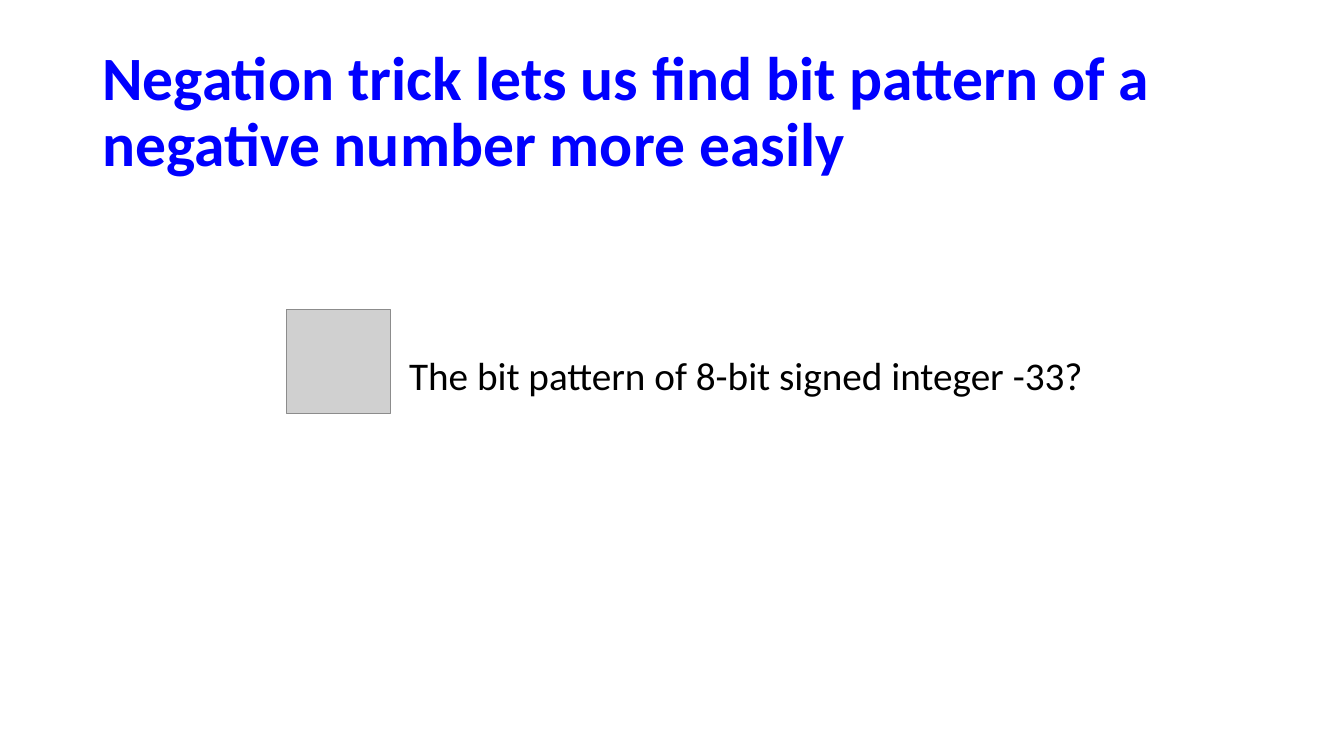
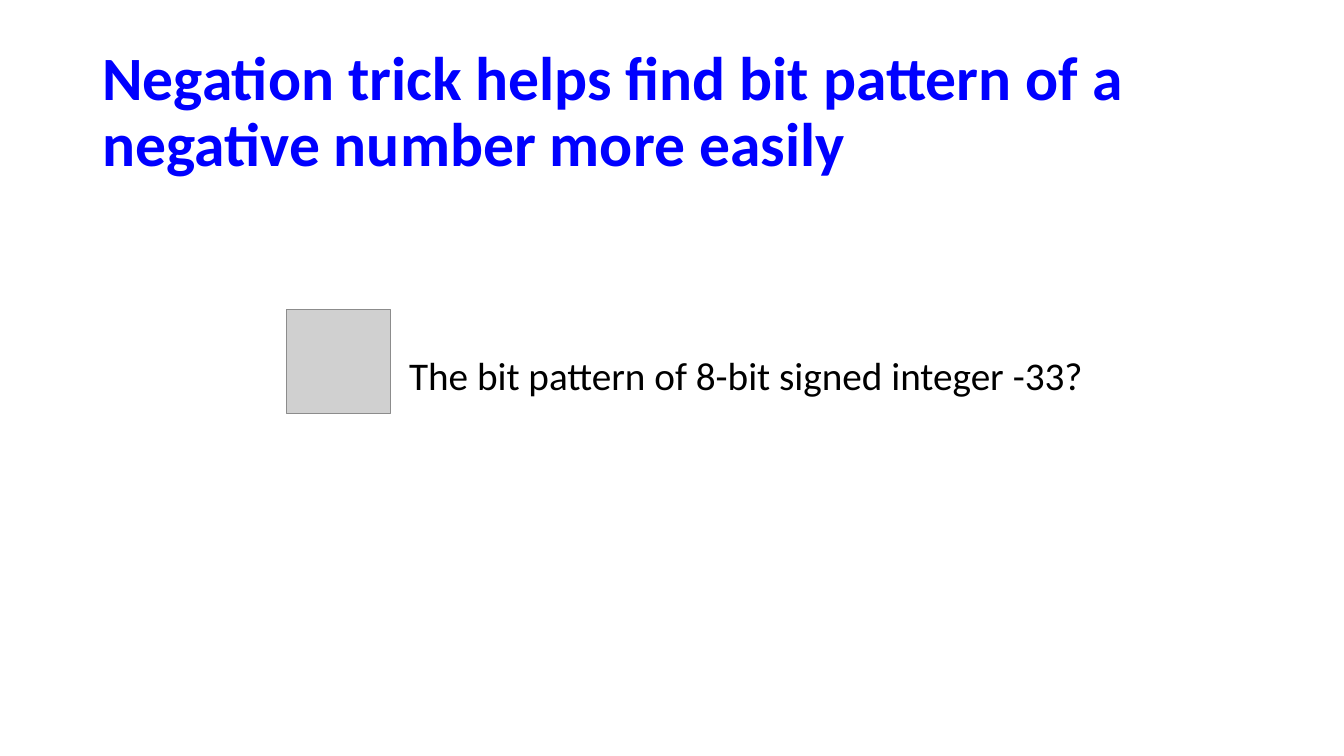
Before and after one commit to NYU-CSO/nyu-cso.github.io, a slide deck: slide 6 of notes/02-bits_bytes_int_cont.pptx. Drawn at 1344x756 pixels with LibreOffice and Linux fonts; fonts in the diff are those of the drawing; grey boxes stand for pictures. Boxes give left, top, right and bottom in pixels: in the first picture for what was removed or moved away, otherwise in the second. Text is boxed around its words. In the diff, an @@ line names an element or a change of style, - is before the commit and + after.

```diff
--- a/notes/02-bits_bytes_int_cont.pptx
+++ b/notes/02-bits_bytes_int_cont.pptx
@@ title at (102,56,1122,177): text changed @@
-Negation trick lets us find bit pattern of a negative number more easily
+Negation trick helps find bit pattern of a negative number more easily
```
Also in this commit, not shown: 13 other slides changed, 1 slide removed, 2 other files.
